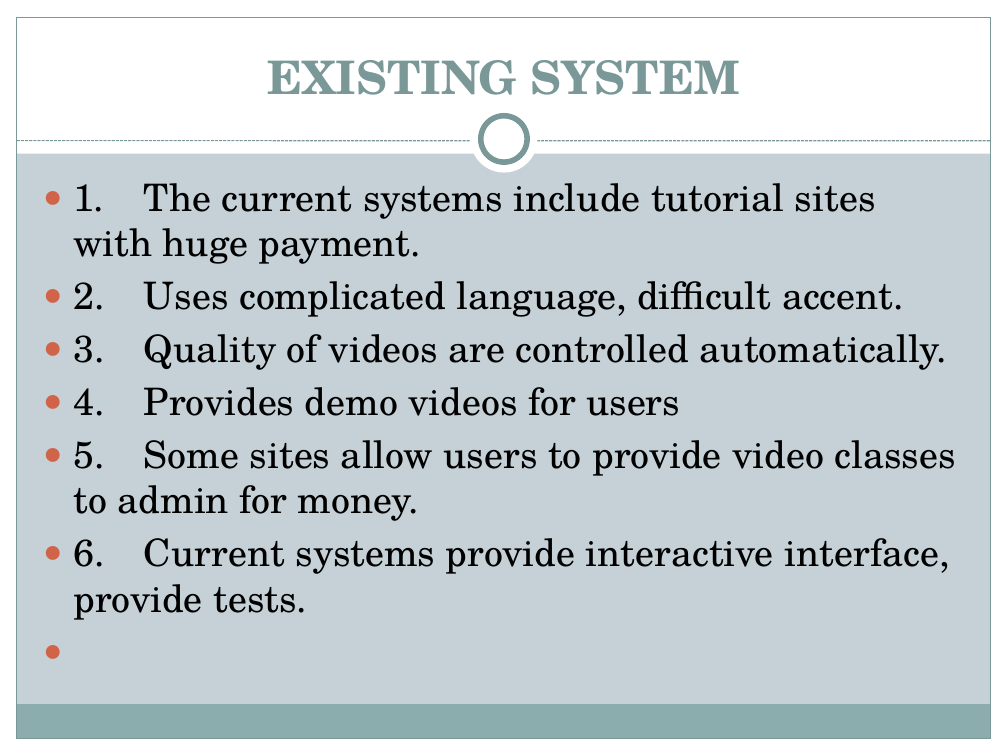
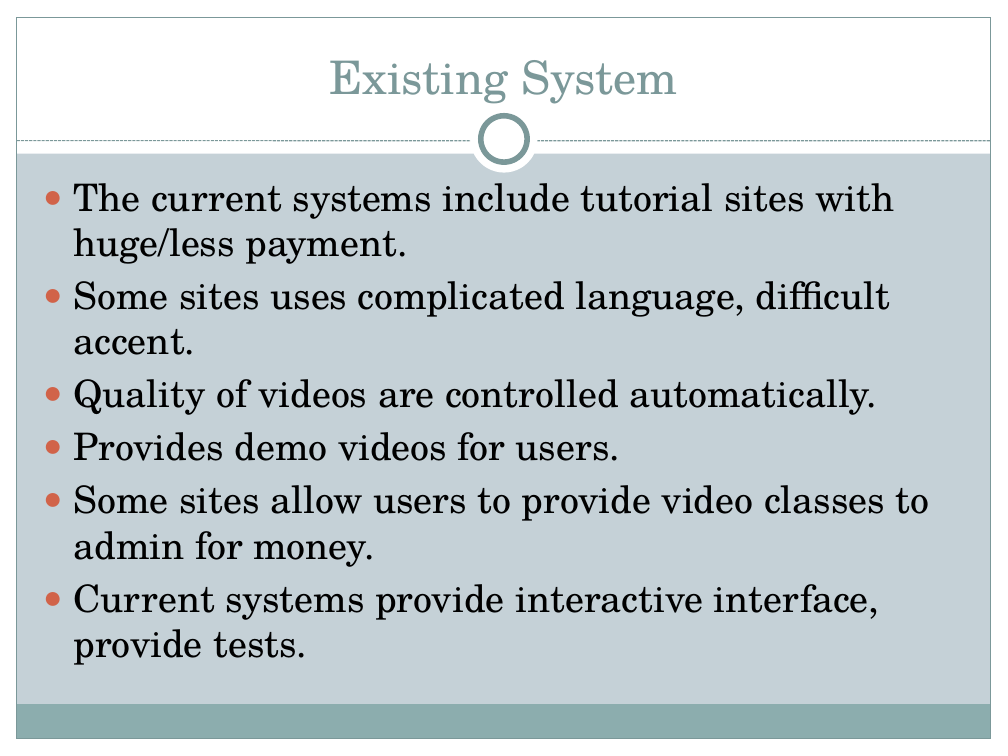
Before and after one commit to Bsccs/tutorial-site, a slide deck: slide 11 of documentation/project.pptx (slide 14 before the commit). Drawn at 1008x756 pixels with LibreOffice and Linux fonts; fonts in the diff are those of the drawing. Boxes give left, top, right and bottom in pixels: in the first picture for what was removed or moved away, otherwise in the second. Text is boxed around its words. In the diff, an @@ line names an element or a change of style, - is before the commit and + after.

```diff
--- a/documentation/project.pptx
+++ b/documentation/project.pptx
@@ title at <box>329,60,678,104</box>: text changed; bold off @@
-EXISTING SYSTEM
+Existing System
@@ text at <box>73,183,930,665</box>: text changed @@
-● 1. The current systems include tutorial sites with huge payment.
-● 2. Uses complicated language, difficult accent.
-● 3. Quality of videos are controlled automatically.
-● 4. Provides demo videos for users
-● 5. Some sites allow users to provide video classes to admin for money.
-● 6. Current systems provide interactive interface, provide tests.
+● The current systems include tutorial sites with huge/less payment.
+● Some sites uses complicated language, difficult accent.
+● Quality of videos are controlled automatically.
+● Provides demo videos for users.
+● Some sites allow users to provide video classes to admin for money.
+● Current systems provide interactive interface, provide tests.
```
Also in this commit, not shown: 10 other slides changed, 8 slides added, 7 slides removed, 13 other files.
